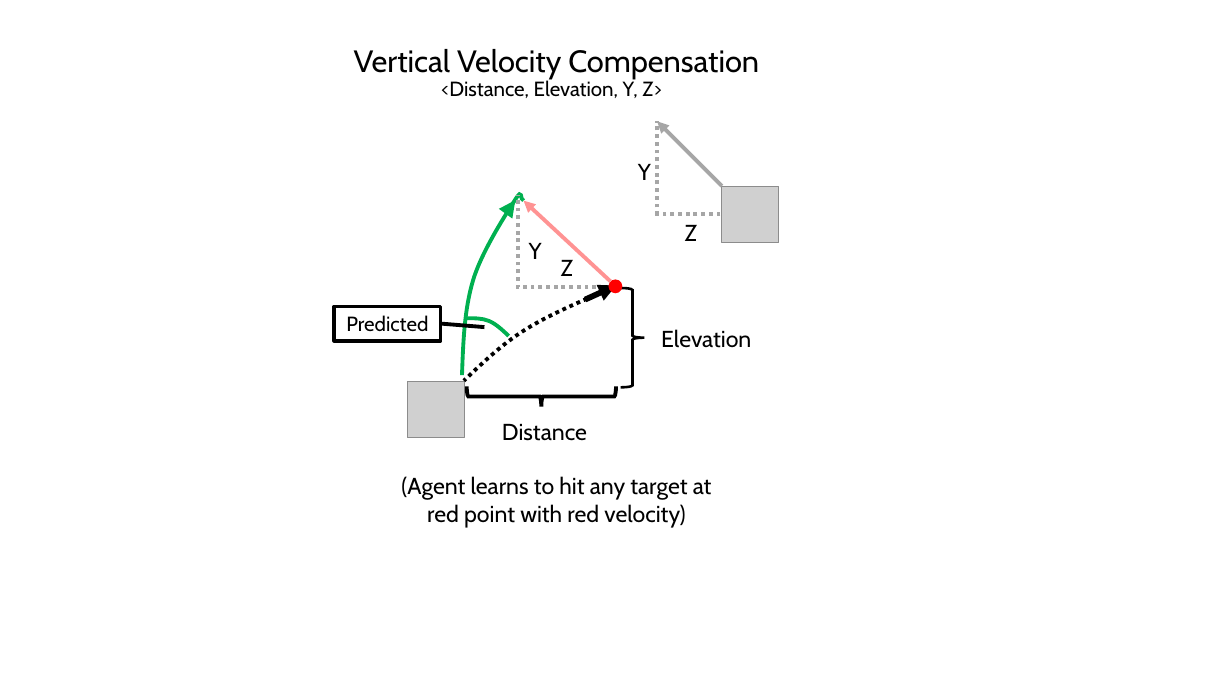
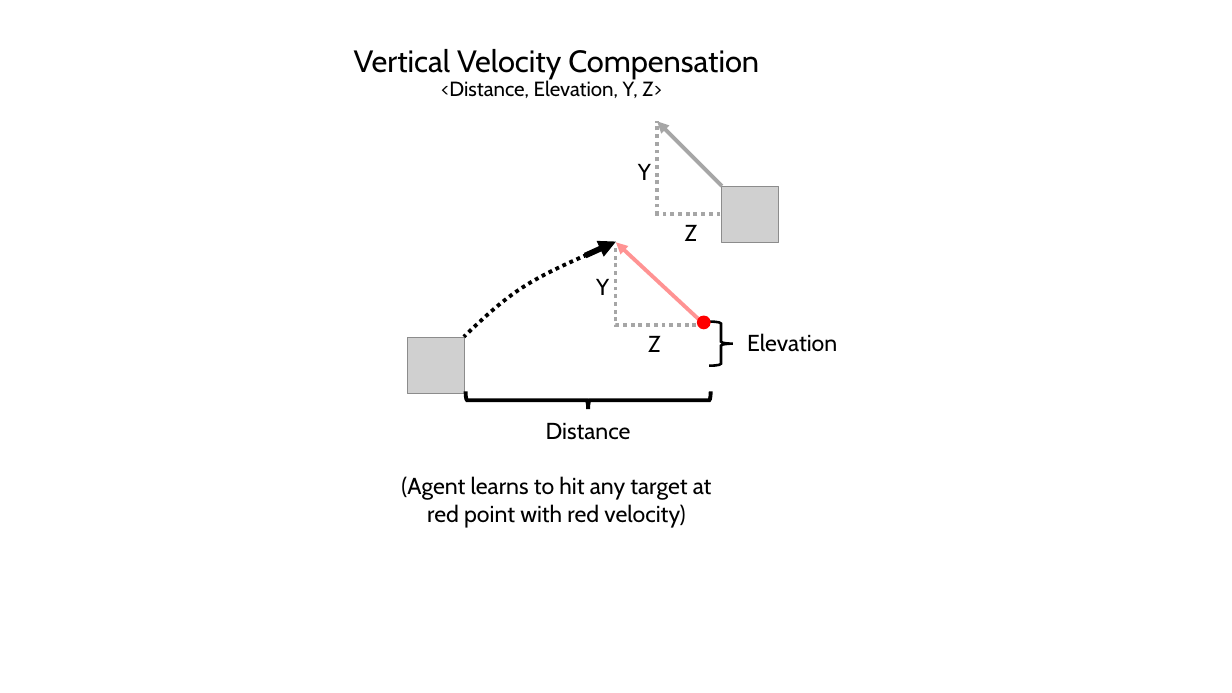
Before and after one commit to RibbonedAce/Dragon-Slayers, a slide deck: slide 7 of docs/images/FinalReportCharts.pptx. Drawn at 1232x693 pixels with LibreOffice and Linux fonts; fonts in the diff are those of the drawing; grey boxes stand for pictures. Boxes give left, top, right and bottom in pixels: in the first picture for what was removed or moved away, otherwise in the second. Text is boxed around its words. In the diff, an @@ line names an element or a change of style, - is before the commit and + after.

```diff
--- a/docs/images/FinalReportCharts.pptx
+++ b/docs/images/FinalReportCharts.pptx
@@ freeform shape removed at bbox=[462, 194, 524, 375] @@
@@ triangle removed at bbox=[499, 195, 522, 219] @@
@@ 1 picture, 1 freeform shape, 1 arrow: place and size @@
-1 picture, 1 freeform shape, 1 arrow at bbox=[408, 286, 616, 438]
+1 picture, 1 freeform shape, 1 arrow at bbox=[408, 241, 616, 395]
@@ text "Y": place and size @@
-text "Y" at bbox=[529, 243, 542, 259]
+text "Y" at bbox=[596, 279, 609, 295]
@@ arrow moved from (611, 282) - (524, 201) to (703, 323) - (616, 242) @@
@@ elbow line moved from (611, 288) - (518, 195) to (704, 325) - (616, 246) @@
@@ rectangle removed at bbox=[335, 307, 441, 341] @@
-Predicted
@@ line removed from (441, 323) to (484, 327) @@
@@ freeform shape removed at bbox=[467, 318, 508, 335] @@
@@ text "Z": place and size @@
-text "Z" at bbox=[561, 260, 574, 276]
+text "Z" at bbox=[648, 336, 661, 352]
@@ ellipse: place and size @@
-ellipse at bbox=[609, 279, 623, 293]
+ellipse at bbox=[697, 315, 711, 329]
@@ right brace: place and size @@
-right brace at bbox=[621, 288, 645, 388]
+right brace at bbox=[709, 322, 733, 366]
@@ text "Elevation": place and size @@
-text "Elevation" at bbox=[661, 329, 751, 348]
+text "Elevation" at bbox=[747, 333, 837, 352]
@@ right brace: place and size @@
-right brace at bbox=[467, 386, 616, 407]
+right brace at bbox=[466, 391, 711, 409]
@@ text "Distance": place and size @@
-text "Distance" at bbox=[502, 424, 587, 441]
+text "Distance" at bbox=[546, 423, 631, 440]
```
Also in this commit, not shown: 3 other slides changed, 3 other files.
